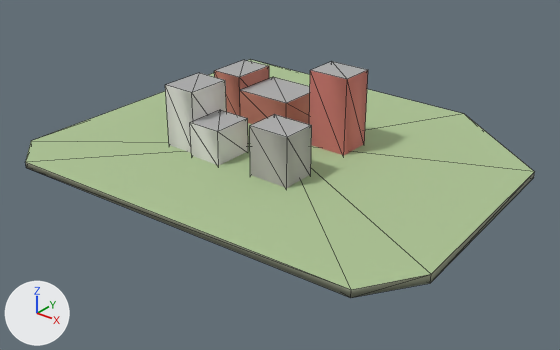
What one commit did to the glTF model godot_project/remake/sky/islands/SKY-006.lod2.glb.
The view is the same before and after, from a camera (50 mm lens) standing at (99.6, -124.8, 69.6) and looking at (1.9, -2.6, -6.2). Every picture has the same lights, and +X, +Y and +Z are marked at lower left. The first picture is the older version. Mesh edges are drawn as thin lines. Vertices at exactly the same position are counted once.

Before the edit, the objects in view are built like this:
```python
me_buildings = bpy.data.meshes.new('buildings')
me_buildings.from_pydata(...)  # 47 vertices, 60 faces; spans x -24.3..14.6, y -17.0..17.4, z -0.5..17.3
me_buildings.materials.append(mat_sky_lod_bldg)
me_deck = bpy.data.meshes.new('deck')
me_deck.from_pydata(...)  # 8 vertices, 7 faces; spans x -46.2..52.1, y -41.4..43.3, z 0.0
me_deck.materials.append(mat_sky_deck)
me_rock = bpy.data.meshes.new('rock')
me_rock.from_pydata(...)  # 19 vertices, 29 faces; spans x -46.2..52.1, y -41.4..43.3, z -21.3..0.0
me_rock.materials.append(mat_sky_rock)
ob_buildings = bpy.data.objects.new('buildings', me_buildings)
ob_buildings.location = (0.0, 0.0, 0.0)
ob_deck = bpy.data.objects.new('deck', me_deck)
ob_deck.location = (0.0, 0.0, 0.0)
ob_rock = bpy.data.objects.new('rock', me_rock)
ob_rock.location = (0.0, 0.0, 0.0)
```
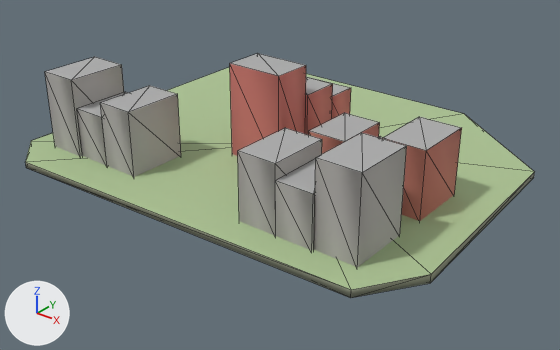
The change, as a diff of the scene's bpy script:
```diff
--- a/godot_project/remake/sky/islands/SKY-006.lod2.glb.py
+++ b/godot_project/remake/sky/islands/SKY-006.lod2.glb.py
@@ me_buildings @@
 # used by ob_buildings; location = (0.0, 0.0, 0.0)
-me_buildings.from_pydata(...)  # 47 vertices, 60 faces; spans x -24.3..14.6, y -17.0..17.4, z -0.5..17.3
+me_buildings.from_pydata(...)  # 94 vertices, 120 faces; spans x -38.4..41.9, y -32.4..15.1, z -0.5..20.5
+# me_buildings part 1: the loose piece of 8 vertices spanning x 5.1..14.6, y -16.3..-8.4, z -0.5..10.9 is scaled about its middle by (1.37, 1.13, 1.84), then moved by (-8.1, 5.9, 4.8)
+# me_buildings part 2: the loose piece of 8 vertices spanning x 5.1..14.6, y 3.7..11.7, z -0.5..17.3 is scaled about its middle by (1.32, 1.13, 0.82), then moved by (-7.3, -5.2, -1.6)
+# me_buildings part 3: the loose piece of 8 vertices spanning x -11.1..-3.1, y -17.0..-7.5, z -0.5..7.7 is scaled about its middle by (1.69, 0.842, 1.39), then moved by (8.6, 23.3, 1.6)
+# me_buildings part 4: the loose piece of 8 vertices spanning x -19.1..-11.1, y -16.0..-5.5, z -0.5..14.1 is scaled about its middle by (1.13, 1.29, 1.22), then moved by (-18.8, -14.8, 1.6)
+# me_buildings part 5: the loose piece of 8 vertices spanning x 5.1..14.6, y -16.3..-8.4, z -0.5..10.9 is copied, and the copy is scaled about its middle by (0.895, 1.69, 1.28), then moved by (10.5, -13.3, 1.6); it spans x 16.1..24.6, y -32.4..-18.9, z -0.5..14.1
+# me_buildings part 6: the loose piece of 8 vertices spanning x 5.1..14.6, y -16.3..-8.4, z -0.5..10.9 is copied, and the copy is scaled about its middle by (0.842, 1.69, 1), then moved by (18.8, -13.2, 0.0); it spans x 24.6..32.6, y -32.4..-18.8, z -0.5..10.9
+# me_buildings part 7: the loose piece of 8 vertices spanning x 5.1..14.6, y -16.3..-8.4, z -0.5..10.9 is copied, and the copy is scaled about its middle by (0.947, 1.69, 1.56), then moved by (27.3, -12.7, 3.2); it spans x 32.6..41.6, y -31.8..-18.3, z -0.5..17.3
+# me_buildings part 8: the loose piece of 8 vertices spanning x 5.1..14.6, y -16.3..-8.4, z -0.5..10.9 is copied, and the copy is scaled about its middle by (0.895, 1.56, 1), then moved by (10.3, 7.4, 0.0); it spans x 15.9..24.4, y -11.2..1.3, z -0.5..10.9
+# me_buildings part 9: the loose piece of 8 vertices spanning x 5.1..14.6, y -16.3..-8.4, z -0.5..10.9 is copied, and the copy is scaled about its middle by (0.947, 1.69, 1.28), then moved by (27.5, 7.5, 1.6); it spans x 32.9..41.9, y -11.6..1.9, z -0.5..14.1
+# me_buildings part 10: a new loose piece of 14 vertices spanning x -29.4..-12.9, y -31.9..-18.4, z -0.5..14.1, in mat_sky_lod_bldg
+# me_buildings part 11: the loose piece of 15 vertices spanning x -24.3..-2.3, y 4.9..17.4, z -0.5..10.9 is deleted
+# other edits to the shape of me_buildings do not show in these pictures
 me_buildings.materials.append(mat_sky_lod_bldg)
```

Where the change shows, as pixel boxes [x1, y1, x2, y2] in the pictures (560 x 350 px; the box of a moved part takes in the faces that stretch with it):
'buildings', reshaped (105% wider, 67% taller): before [165, 60, 368, 188]; after [45, 53, 462, 267]
part 1 of me_buildings, moved or reshaped: before [250, 114, 312, 188]; after [230, 53, 306, 156]
part 2 of me_buildings, moved or reshaped: before [309, 62, 368, 155]; after [305, 77, 333, 135]
part 3 of me_buildings, moved or reshaped: before [190, 110, 248, 165]; after [307, 77, 351, 119]
part 4 of me_buildings, moved or reshaped: before [165, 73, 226, 153]; after [45, 57, 124, 157]
part 5 of me_buildings, added: after [238, 128, 322, 236]
part 6 of me_buildings, added: after [275, 159, 316, 251]
part 7 of me_buildings, added: after [314, 133, 407, 267]
part 8 of me_buildings, added: after [309, 113, 380, 154]
part 9 of me_buildings, added: after [382, 117, 462, 221]
part 10 of me_buildings, added: after [77, 86, 181, 177]
part 11 of me_buildings, deleted: before [214, 60, 310, 124]
